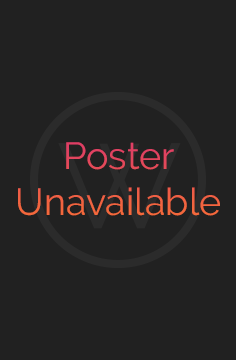
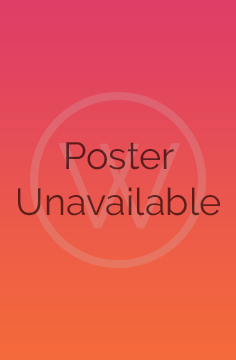
Layered file, before and after one edit (236 x 360). Changes by layer:
"Poster Unavailable": opacity 100% → 75% over [18, 142, 220, 216]
"Group 1": opacity 5% → 20%, blend pass through → normal over [30, 92, 206, 268]
painted on "Ellipse 1" over [30, 189, 203, 209]
